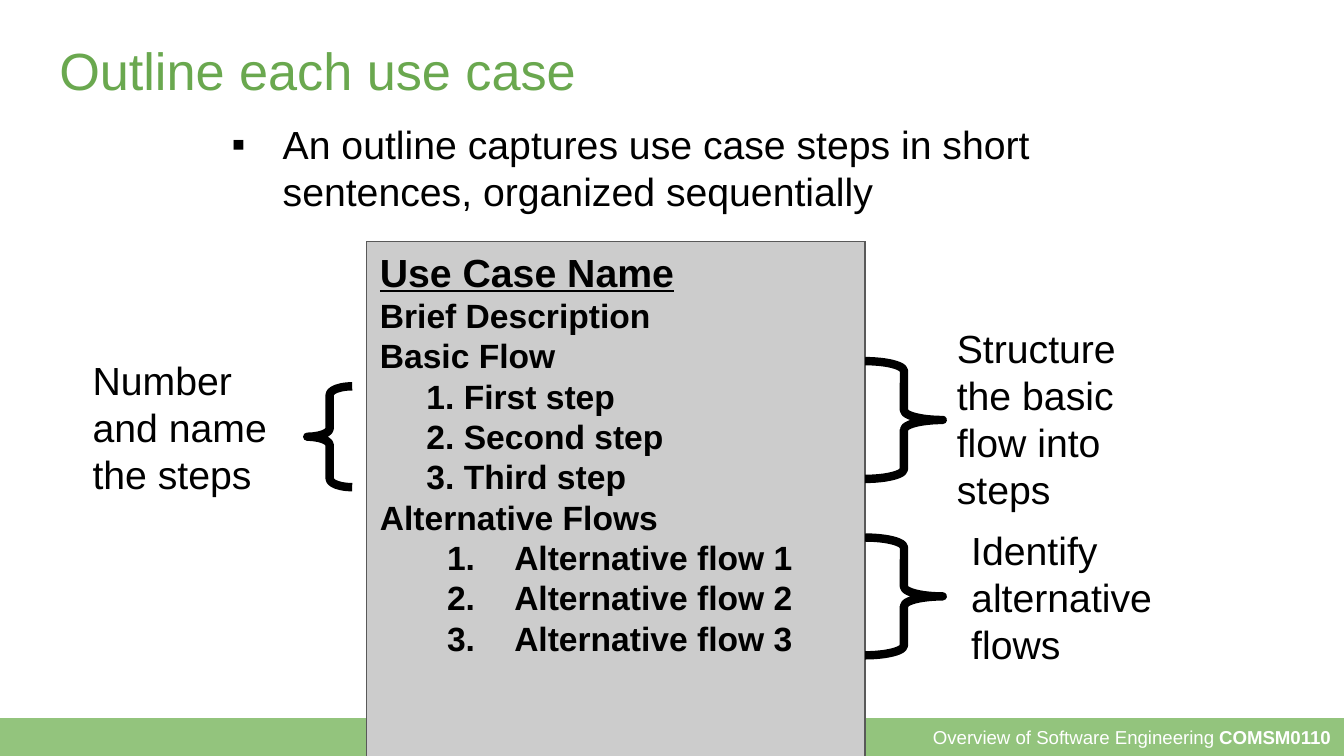
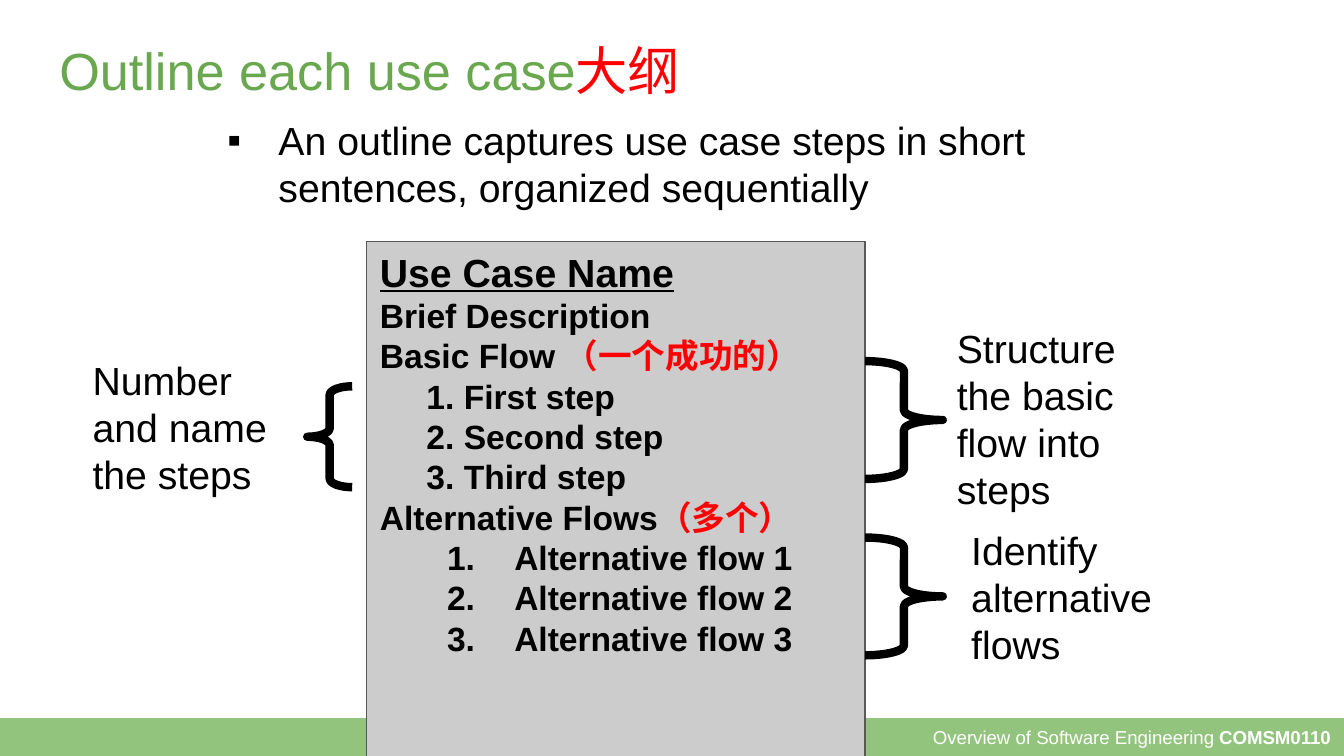
Before and after one commit to Kathy3665/coursesource, a slide deck: slide 37 of slides/3a - Requirements.odp. Drawn at 1344x756 pixels with LibreOffice and Linux fonts; fonts in the diff are those of the drawing. Boxes give left, top, right and bottom in pixels: in the first picture for what was removed or moved away, otherwise in the second. Text is boxed around its words. In the diff, an @@ line names an element or a change of style, - is before the commit and + after.

```diff
--- a/slides/3a - Requirements.odp
+++ b/slides/3a - Requirements.odp
@@ title at [59,48,680,94]: text changed @@
-Outline each use case
+Outline each use case大纲
@@ text "An outline captures use case ...": place and size @@
-text "An outline captures use case ..." at [283,130,1029,214]
+text "An outline captures use case ..." at [278,126,1025,210]
@@ text in rectangle at [380,334,800,372]: text changed @@
-Basic Flow
+Basic Flow （一个成功的）
@@ text in rectangle at [380,503,793,534]: text changed @@
-Alternative Flows
+Alternative Flows（多个）
```
Also in this commit, not shown: 9 other slides changed, 1 other file.
